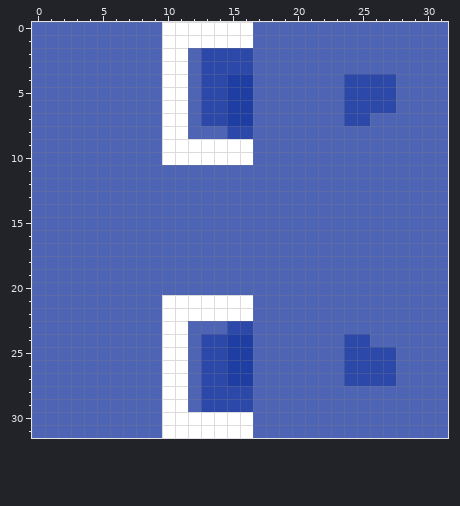
Pixel-art file, stored at images/4d65b4-head.aseprite. That is the earlier state.
32x32 pixels, 1 frame.
After:
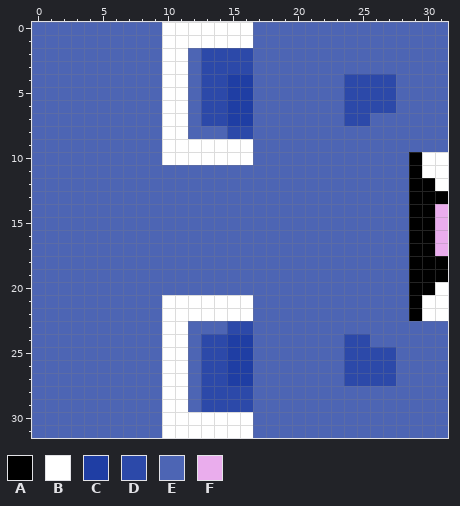
Palette (. is transparent): A #000000  B #ffffff  C #1f3ea4  D #2c49a9  E #4d65b4  F #eaaded
The edit:
{"y":10,"x":29,"old":"EEE","new":"ABB"}
{"y":11,"x":29,"old":"EEE","new":"ABB"}
{"y":12,"x":29,"old":"EEE","new":"AAB"}
{"y":13,"x":29,"old":"EEE","new":"AAA"}
{"y":14,"x":29,"old":"EEE","new":"AAF"}
{"y":15,"x":29,"old":"EEE","new":"AAF"}
{"y":16,"x":29,"old":"EEE","new":"AAF"}
{"y":17,"x":29,"old":"EEE","new":"AAF"}
{"y":18,"x":29,"old":"EEE","new":"AAA"}
{"y":19,"x":29,"old":"EEE","new":"AAA"}
{"y":20,"x":29,"old":"EEE","new":"AAB"}
{"y":21,"x":29,"old":"EEE","new":"ABB"}
{"y":22,"x":29,"old":"EEE","new":"ABB"}
{"label":"changed","picture_box":[409,152,448,321]}
